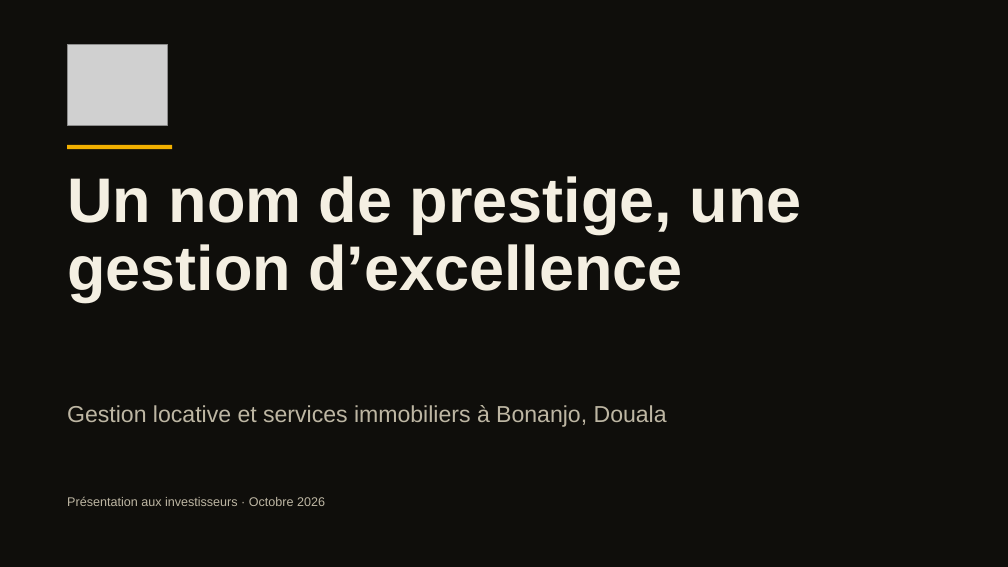
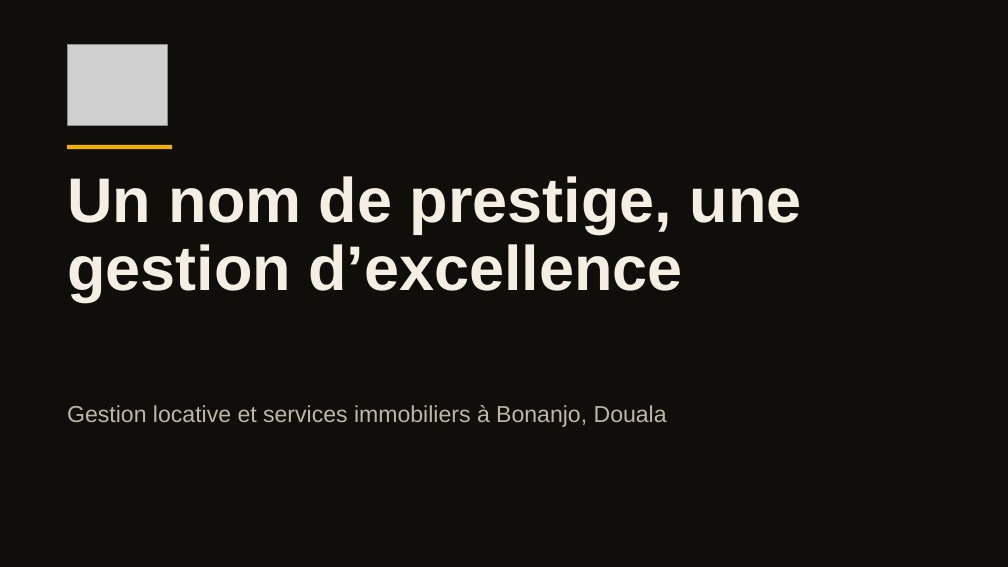
Before and after one commit to bbaf07/Immo-Bell, a slide deck: slide 1 of docs/rapports/Presentation-ImmoBell.pptx. Drawn at 1008x567 pixels with LibreOffice and Linux fonts; fonts in the diff are those of the drawing; grey boxes stand for pictures. Boxes give left, top, right and bottom in pixels: in the first picture for what was removed or moved away, otherwise in the second. Text is boxed around its words. In the diff, an @@ line names an element or a change of style, - is before the commit and + after.

```diff
--- a/docs/rapports/Presentation-ImmoBell.pptx
+++ b/docs/rapports/Presentation-ImmoBell.pptx
@@ text removed at (67,496,325,506) @@
-Présentation aux investisseurs · Octobre 2026
```
Also in this commit, not shown: 2 other slides changed, 3 other files.
